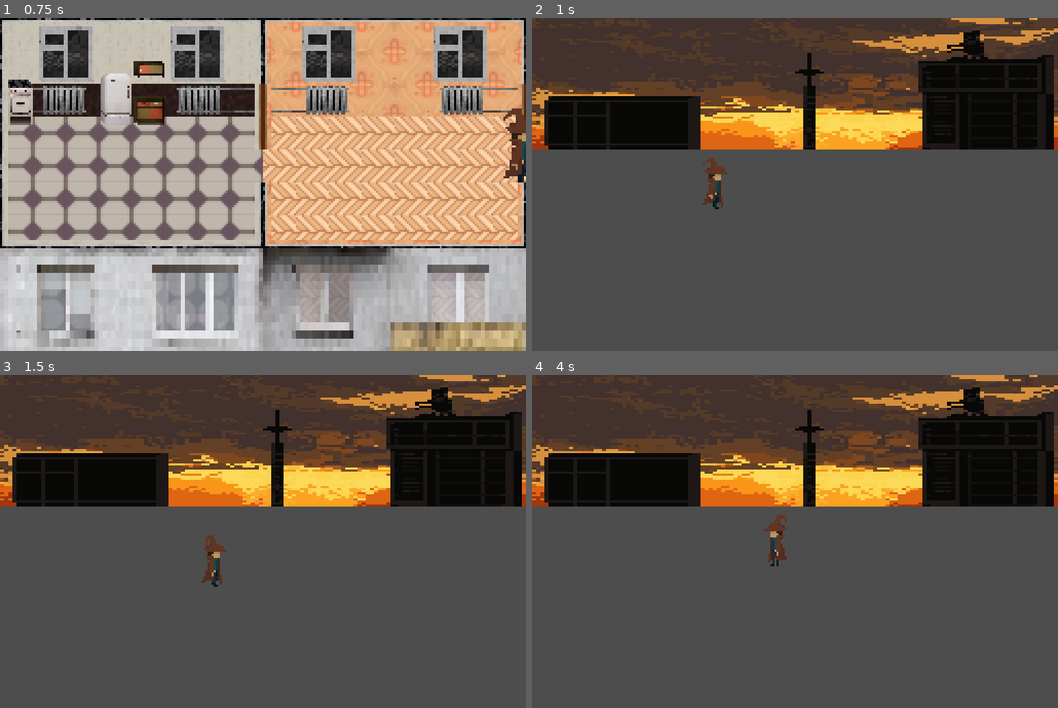
Above: before the commit, frames 1-4 (two rows, left to right).
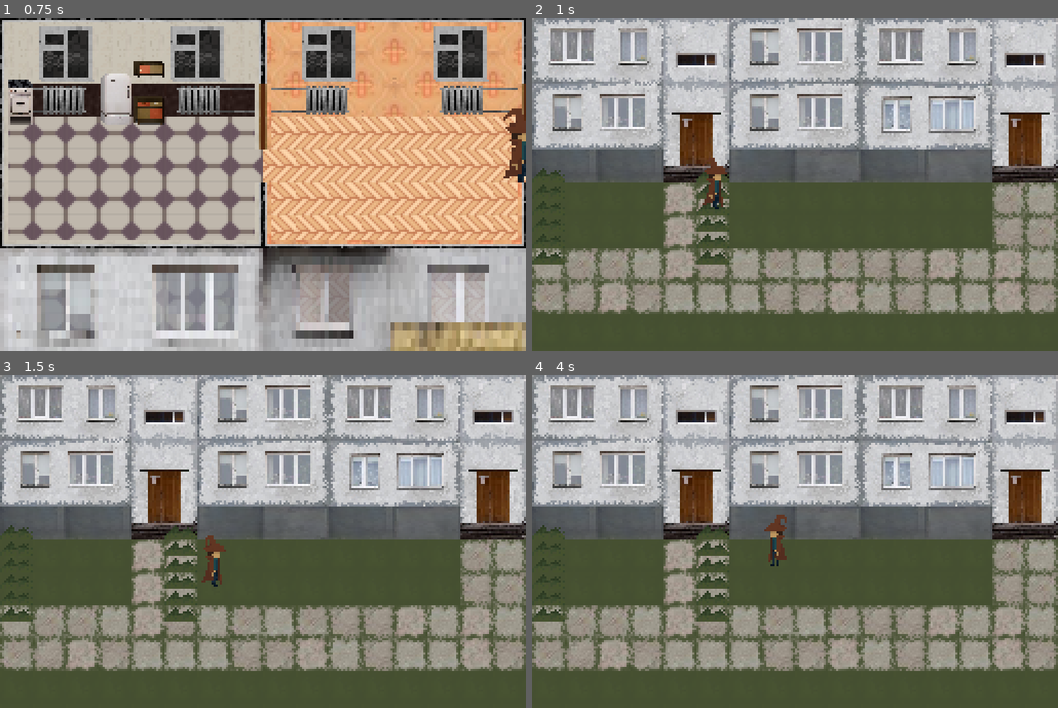
Above: after the commit, the same moments.

Repository: vydramain/Solidmaid
Game: Godot game, scene res://resources/levels/main/Main.tscn
Two runs of this game, one before a commit and one after it. Both use one fixed random seed, a clock stepped at 60 frames per second and the inputs below. The engine's default icon, where the game draws it, is replaced by a stand-in: a white triangle on a blue panel in a dark square.
Inputs (mouse positions are in pixels of both pictures, inside the frame that each line leads up to):
- Up to frame 1 (0.75 s): move the mouse to (378, 167) at 0.52 s; press the mouse at (378, 167) at 0.53 s; hold D (move_right) from 0.53 s (still down)
- Up to frame 2 (1 s): keep holding D (move_right)
- Up to frame 3 (1.5 s): move the mouse to (157, 558) at 1.27 s; release D (move_right) at 1.28 s; release the mouse at (157, 558) at 1.28 s; hold S (move_down) from 1.28 s (still down); click (157, 558) at 1.35 s
- Up to frame 4 (4 s): move the mouse to (847, 468) at 2.02 s; release S (move_down) at 2.03 s; press the mouse at (847, 468) at 2.03 s; hold D (move_right) 2.03-2.78 s; move the mouse to (768, 608) at 2.77 s; release the mouse at (768, 608) at 2.78 s; hold W (move_up) 2.78-3.53 s; click (768, 608) at 2.85 s; move the mouse to (952, 591) at 3.52 s; press the mouse at (952, 591) at 3.53 s; hold A (move_left) from 3.53 s (still down)

Frame 1 is identical in both runs. In frame 2, 88% of the frame differs, in the area x 0-100%, y 0-100%; in frame 3, 88%; in frame 4, 88%.
Error before the commit: Parse Error: Could not resolve class "Outside_Lower_Decorations_Drawer", because of a parser error. (res://resources/levels/outside/map_layer/Outside_Map_Layer…

Commit message:
Updating process of grass drawing

Diff:
--- a/resources/entity/environment/grass/Grass.gd
+++ b/resources/entity/environment/grass/Grass.gd
@@ -1,10 +1,49 @@
 extends Node2D
 
-@onready var ANIMATION_PLAYER = $AnimationPlayer
+@export var tile_size: int = 8
+@export var tile_height: int = 1
+@export var tile_width: int = 8
 
-@export var TILE_SIZE: int = 8
-@export var TILE_HEIGHT: int = 2
-@export var TILE_WIDTH: int = 4
+@export var sprite_type: int = 0  # 0-3 for four different sprites
+@onready var sprite: Sprite2D = $Sprite2D
+@onready var animation_player: AnimationPlayer = $AnimationPlayer
 
-func _ready() -> void:
-	ANIMATION_PLAYER.play("Wind")
+# Arrays to hold your sprite textures and animation names
+var sprite_textures: Array[Texture2D] = []
+var animation_names: Array[String] = []
+
+func _ready():
+	# Load your sprite textures - replace with your actual texture paths
+	sprite_textures = [
+		preload("res://assets/textures/outside/grass_1.png"),
+		preload("res://assets/textures/outside/grass_2.png"),
+		preload("res://assets/textures/outside/grass_3.png"),
+		preload("res://assets/textures/outside/grass_4.png")
+	]
+
+	# Define animation names for each sprite type
+	animation_names = [
+		"idle_0",
+		"idle_1",
+		"idle_2",
+		"idle_3"
+	]
+
+	setup_sprite_and_animation()
+
+func setup_sprite_and_animation():
+	# Clamp sprite_type to valid range
+	sprite_type = clamp(sprite_type, 0, 3)
+
+	# Set the sprite texture
+	if sprite_textures[sprite_type]:
+		sprite.texture = sprite_textures[sprite_type]
+
+	# Play the corresponding animation
+	if animation_player.has_animation(animation_names[sprite_type]):
+		animation_player.play(animation_names[sprite_type])
+
+# Optional: Function to change sprite type at runtime
+func set_sprite_type(new_type: int):
+	sprite_type = new_type
+	setup_sprite_and_animation()
--- a/resources/entity/environment/grass/Grass.tscn
+++ b/resources/entity/environment/grass/Grass.tscn
@@ -1,7 +1,7 @@
 [gd_scene load_steps=6 format=3 uid="uid://d15ok0rjcr3m"]
 
-[ext_resource type="Texture2D" uid="uid://kanl2givy2vn" path="res://assets/textures/outside/grass.png" id="1_3og0o"]
 [ext_resource type="Script" uid="uid://dv1wi8vlxpv7n" path="res://resources/entity/environment/grass/Grass.gd" id="1_t6dn5"]
+[ext_resource type="Texture2D" uid="uid://dtskqqpem5xdx" path="res://assets/textures/outside/grass_1.png" id="2_atv4w"]
 
 [sub_resource type="Animation" id="Animation_t6dn5"]
 length = 0.001
@@ -12,14 +12,14 @@
 tracks/0/interp = 1
 tracks/0/loop_wrap = true
 tracks/0/keys = {
-"times": PackedFloat32Array(0),
-"transitions": PackedFloat32Array(1),
+"times": PackedFloat32Array(),
+"transitions": PackedFloat32Array(),
 "update": 1,
-"values": [0]
+"values": []
 }
 
 [sub_resource type="Animation" id="Animation_3og0o"]
-resource_name = "Wind"
+resource_name = "idle_1"
 length = 4.0
 loop_mode = 1
 tracks/0/type = "value"
@@ -38,16 +38,17 @@
 [sub_resource type="AnimationLibrary" id="AnimationLibrary_p3nbu"]
 _data = {
 &"RESET": SubResource("Animation_t6dn5"),
-&"Wind": SubResource("Animation_3og0o")
+&"idle_1": SubResource("Animation_3og0o")
 }
 
 [node name="Grass" type="Node2D"]
 script = ExtResource("1_t6dn5")
 
 [node name="Sprite2D" type="Sprite2D" parent="."]
-position = Vector2(32, 8)
-texture = ExtResource("1_3og0o")
+position = Vector2(8, 4)
+texture = ExtResource("2_atv4w")
 hframes = 8
+frame = 5
 
 [node name="AnimationPlayer" type="AnimationPlayer" parent="."]
 libraries = {
--- a/resources/entity/environment/trees/Tree.gd
+++ b/resources/entity/environment/trees/Tree.gd
@@ -2,9 +2,9 @@
 
 @onready var ANIMATION_PLAYER = $AnimationPlayer
 
-@export var TILE_SIZE: int = 8
-@export var TILE_HEIGHT: int = 3
-@export var TILE_WIDTH: int = 2
+@export var tile_size: int = 8
+@export var tile_height: int = 6
+@export var tile_width: int = 4
 
 func _ready() -> void:
 	ANIMATION_PLAYER.play("Wind")
--- a/resources/entity/environment/trees/Tree.tscn
+++ b/resources/entity/environment/trees/Tree.tscn
@@ -50,9 +50,9 @@
 collision_layer = 1
 collision_mask = 31
 script = ExtResource("2_f57ga")
-TILE_SIZE = 8
-TILE_HEIGHT = 3
-TILE_WIDTH = 2
+tile_size = 8
+tile_height = 6
+tile_width = 4
 
 [node name="Sprite2D" parent="." index="0"]
 texture = ExtResource("2_mwon1")
--- a/resources/levels/outside/level_scripts/Outside_Lower_Decorations_Drawer.gd
+++ b/resources/levels/outside/level_scripts/Outside_Lower_Decorations_Drawer.gd
@@ -1,5 +1,4 @@
 extends Node
-class_name Outside_Lower_Decorations_Drawer
 class_name Outside_Lower_Decorations_Drawer
 
 var decorations_scene: TileMapLayer
--- a/resources/levels/outside/level_scripts/Outside_Lower_Envitonment_Drawer.gd
+++ b/resources/levels/outside/level_scripts/Outside_Lower_Envitonment_Drawer.gd
@@ -3,6 +3,7 @@
 
 var environment_layer_1: Node2D  # For non-collision objects (grass)
 var environment_layer_2: Node2D  # For collision/interactive objects (trees)
+var decorations_scene: TileMapLayer  # Reference to check for existing decorations
 
 ## Environment configuration data class
 class EnvironmentConfig:
@@ -12,19 +13,24 @@
 	var rotation_variance: float = 0
 	var scene_path: String = ""
 	var layer_priority: int = 0  # 0 = layer_1 (no collision), 1 = layer_2 (collision)
-
-	func _init(p_density: float = 0.15, p_scene_path: String = "", p_min_spacing: int = 2, p_layer: int = 0):
+	var tile_width: int = 1  # Width in tiles
+	var tile_height: int = 1  # Height in tiles
+
+	func _init(p_density: float = 0.15, p_scene_path: String = "", p_min_spacing: int = 2, p_layer: int = 0, p_tile_width: int = 1, p_tile_height: int = 1):
 		density = p_density
 		scene_path = p_scene_path
 		min_spacing = p_min_spacing
 		layer_priority = p_layer
+		tile_width = p_tile_width
+		tile_height = p_tile_height
 
 ## Environment placement strategy interface
 class PlacementStrategy:
 	var _rng: RandomNumberGenerator
 	var _placed_positions: Dictionary = {}  # Separate tracking per layer
-
-	func _init(seed_value: int = -1):
+	var _decorations_tilemap: TileMapLayer
+
+	func _init(seed_value: int = -1, decorations_ref: TileMapLayer = null):
 		_rng = RandomNumberGenerator.new()
 		if seed_value != -1:
 			_rng.seed = seed_value
@@ -32,11 +38,30 @@
 			_rng.randomize()
 		_placed_positions[0] = []  # Layer 1 positions
 		_placed_positions[1] = []  # Layer 2 positions
-
-	func can_place_at(col: int, row: int, config: EnvironmentConfig) -> bool:
-		var current_pos = Vector2(col, row)
+		_decorations_tilemap = decorations_ref
+
+	func _is_area_free_of_decorations(tile_x: int, tile_y: int, width: int, height: int) -> bool:
+		if not _decorations_tilemap:
+			return true  # If no decorations reference, assume free
+
+		# Check all tiles in the area
+		for y in range(tile_y, tile_y + height):
+			for x in range(tile_x, tile_x + width):
+				var cell_pos = Vector2i(x, y)
+				if _decorations_tilemap.get_cell_source_id(cell_pos) != -1:
+					# There's a decoration tile here
+					return false
+		return true
+
+	func can_place_at(tile_x: int, tile_y: int, config: EnvironmentConfig) -> bool:
+		# Check if area is free of decorations
+		if not _is_area_free_of_decorations(tile_x, tile_y, config.tile_width, config.tile_height):
+			return false
+
+		var current_pos = Vector2(tile_x, tile_y)
 		var layer_positions = _placed_positions.get(config.layer_priority, [])
 
+		# Check spacing with other placed objects
 		for placed_pos in layer_positions:
 			if current_pos.distance_to(placed_pos) < config.min_spacing:
 				return false
@@ -60,21 +85,35 @@
 			Logger.log(self, "[PLACEMENT_ERROR] Target parent node is null for layer " + str(config.layer_priority))
 			return 0
 
-		Logger.log(target_parent, "[PLACEMENT_START] Layer " + str(config.layer_priority) + " | Area: (" + str(start_x) + "," + str(start_y) + ") " + str(width) + "x" + str(height) + " | Scene: " + config.scene_path)
-
-		for row in range(height):
-			for col in range(width):
-				if _should_place_object(col, row, config):
-					var world_pos = _calculate_world_position(start_x + col, start_y + row, config)
-					_instantiate_object(scene_resource, world_pos, target_parent, config)
-					_placed_positions[config.layer_priority].append(Vector2(col, row))
-					placed_count += 1
+		Logger.log(target_parent, "[PLACEMENT_START] Layer " + str(config.layer_priority) + " | Area: (" + str(start_x) + "," + str(start_y) + ") " + str(width) + "x" + str(height) + " | Scene: " + config.scene_path + " | Tile size: " + str(config.tile_width) + "x" + str(config.tile_height))
+
+		# Place objects with proper tile spacing
+		var y = 0
+		while y < height:
+			var x = 0
+			while x < width:
+				var tile_x = start_x + x
+				var tile_y = start_y + y
+
+				# Check if we can fit the object within bounds
+				if x + config.tile_width <= width and y + config.tile_height <= height:
+					if _should_place_object(x, y, config, tile_x, tile_y):
+						var world_pos = _calculate_world_position(tile_x, tile_y, config)
+						_instantiate_object(scene_resource, world_pos, target_parent, config)
+						_placed_positions[config.layer_priority].append(Vector2(x, y))
+						placed_count += 1
+
+				# Move to next placement position based on tile width
+				x += config.tile_width
+
+			# Move to next row based on tile height
+			y += config.tile_height
 
 		Logger.log(target_parent, "[PLACEMENT_COMPLETE] Layer " + str(config.layer_priority) + " | Placed " + str(placed_count) + " objects")
 		return placed_count
 
-	func _should_place_object(col: int, row: int, config: EnvironmentConfig) -> bool:
-		return _rng.randf() <= config.density and can_place_at(col, row, config)
+	func _should_place_object(local_x: int, local_y: int, config: EnvironmentConfig, tile_x: int, tile_y: int) -> bool:
+		return _rng.randf() <= config.density and can_place_at(tile_x, tile_y, config)
 
 	func _calculate_world_position(tile_x: int, tile_y: int, config: EnvironmentConfig) -> Vector2:
 		var tile_size: int = Outside_Constants.TILE_SIZE if "TILE_SIZE" in Outside_Constants else 32
@@ -101,7 +140,7 @@
 			instance.rotation = _rng.randf_range(-PI * config.rotation_variance, PI * config.rotation_variance)
 
 		parent.add_child(instance)
-		Logger.log(self, "[OBJECT_PLACED] " + scene.resource_path.get_file() + " at " + str(position) + " on layer " + str(config.layer_priority))
+		Logger.log(self, "[OBJECT_PLACED] " + scene.resource_path.get_file() + " at " + str(position) + " on layer " + str(config.layer_priority) + " | Tile area: " + str(config.tile_width) + "x" + str(config.tile_height))
 
 ## Main environment drawer class
 @export var use_fixed_seed: bool = false
@@ -121,31 +160,47 @@
 func _initialize_configs() -> void:
 	Logger.log(self, "[CONFIG] Initializing environment configurations")
 
-	# Trees go to layer 2 (collision/interaction layer)
+	# Trees go to layer 2 (collision/interaction layer) - 4 tiles wide, 2 tiles high
+	var tree_scene_addr = "res://resources/entity/environment/trees/Tree.tscn"
+	var tree_scene = load(tree_scene_addr)
+	var tree_instance = tree_scene.instantiate()
 	_tree_config = EnvironmentConfig.new(
-		0.15,  # density
-		"res://resources/entity/environment/trees/Tree.tscn",
-		3,     # min_spacing
-		1      # layer_priority: 1 = environment_layer_2 (collision)
+		1,                        # density
+		tree_scene_addr,
+		0,                           # min_spacing
+		1,                           # layer_priority: 1 = environment_layer_2 (collision)
+		tree_instance.tile_width,       # tile_width
+		tree_instance.tile_height,      # tile_height
 	)
 	_tree_config.position_variance = 0
 	_tree_config.rotation_variance = 0
 
-	# Grass goes to layer 1 (no collision layer)
+	# Free the instance if you don't need it
+	tree_instance.queue_free()
+
+	# Grass goes to layer 1 (no collision layer) - assuming 1 tile size
+	var grass_scene_addr = "res://resources/entity/environment/grass/Grass.tscn"
+	var grass_scene = load(grass_scene_addr)
+	var grass_instance = grass_scene.instantiate()
 	_grass_config = EnvironmentConfig.new(
-		0.8,   # density
-		"res://resources/entity/environment/grass/Grass.tscn",
-		1,     # min_spacing
-		0      # layer_priority: 0 = environment_layer_1 (no collision)
+		1,                              # density
+		grass_scene_addr,
+		2,                              # min_spacing
+		0,                              # layer_priority: 0 = environment_layer_1 (no collision)
+		grass_instance.tile_width,      # tile_width
+		grass_instance.tile_height,     # tile_height
 	)
 	_grass_config.position_variance = 0
 	_grass_config.rotation_variance = 0
 
-	Logger.log(self, "[CONFIG] Configurations set | Trees: layer_2 (collision), density=" + str(_tree_config.density) + " | Grass: layer_1 (no collision), density=" + str(_grass_config.density))
+	# Free the instance if you don't need it
+	grass_instance.queue_free()
+
+	Logger.log(self, "[CONFIG] Configurations set | Trees: layer_2 (collision), density=" + str(_tree_config.density) + ", size=" + str(_tree_config.tile_width) + "x" + str(_tree_config.tile_height) + " | Grass: layer_1 (no collision), density=" + str(_grass_config.density) + ", size=" + str(_grass_config.tile_width) + "x" + str(_grass_config.tile_height))
 
 func _initialize_placement_strategy() -> void:
 	var seed_to_use = generation_seed if use_fixed_seed else -1
-	_placement_strategy = PlacementStrategy.new(seed_to_use)
+	_placement_strategy = PlacementStrategy.new(seed_to_use, decorations_scene)
 
 	if use_fixed_seed:
 		Logger.log(self, "[STRATEGY] Placement strategy initialized with fixed seed: " + str(generation_seed))
@@ -167,6 +222,11 @@
 	else:
 		Logger.log(self, "[VALIDATION_OK] environment_layer_2 found: " + environment_layer_2.name)
 
+	if not decorations_scene:
+		Logger.log(self, "[VALIDATION_WARNING] decorations_scene is null - objects may overlap with decorations!")
+	else:
+		Logger.log(self, "[VALIDATION_OK] decorations_scene found: " + decorations_scene.name)
+
 	return valid
 
 func draw_lower_environment(current_chunk_type: Outside_Constants.LOWER_CHUNK, current_chunk_index: int) -> void:
@@ -176,7 +236,7 @@
 		Logger.log(self, "[DRAW_ERROR] Cannot draw environment - layers not properly configured")
 		return
 
-	var start_y: int = Outside_Constants.UPPER_CHUNK_TILE_HEIGHT - Outside_Constants.TILE_SIZE
+	var start_y: int = Outside_Constants.UPPER_CHUNK_TILE_HEIGHT - 1
 	var start_x: int = current_chunk_index * Outside_Constants.CHUNK_TILE_WIDTH
 
 	match current_chunk_type:
@@ -198,7 +258,7 @@
 func _draw_grass_chunk(start_x: int, start_y: int) -> void:
 	Logger.log(self, "[GRASS_CHUNK] Drawing grass chunk at (" + str(start_x) + ", " + str(start_y) + ")")
 
-	# Calculate areas for placement
+	# Calculate areas for placement in tile coordinates
 	var tree_area_height = Outside_Constants.CHUNK_TILE_HEIGHT - Outside_Constants.LOWER_CHUNK_TILE_HEIGHT - 4
 	var grass_area_height = Outside_Constants.CHUNK_TILE_HEIGHT - Outside_Constants.LOWER_CHUNK_TILE_HEIGHT
 
@@ -302,7 +362,14 @@
 	_grass_config.density = clamp(density, 0.0, 1.0)
 	Logger.log(self, "[CONFIG_UPDATE] Grass density changed: " + str(old_density) + " -> " + str(_grass_config.density))
 
-func add_custom_environment_object(scene_path: String, density: float, use_collision: bool, min_spacing: int = 1) -> EnvironmentConfig:
+func add_custom_environment_object(scene_path: String, density: float, use_collision: bool, min_spacing: int = 1, tile_width: int = 1, tile_height: int = 1) -> EnvironmentConfig:
 	var layer = 1 if use_collision else 0  # Layer 2 for collision, Layer 1 for no collision
-	Logger.log(self, "[CONFIG_CREATE] New environment object | Scene: " + scene_path + " | Layer: " + str(layer) + " | Density: " + str(density))
-	return EnvironmentConfig.new(density, scene_path, min_spacing, layer)
+	Logger.log(self, "[CONFIG_CREATE] New environment object | Scene: " + scene_path + " | Layer: " + str(layer) + " | Density: " + str(density) + " | Tile size: " + str(tile_width) + "x" + str(tile_height))
+	return EnvironmentConfig.new(density, scene_path, min_spacing, layer, tile_width, tile_height)
+
+## Method to set decorations reference (call this from your main scene)
+func set_decorations_reference(decorations_ref: TileMapLayer) -> void:
+	decorations_scene = decorations_ref
+	if _placement_strategy:
+		_placement_strategy._decorations_tilemap = decorations_ref
+	Logger.log(self, "[DECORATIONS_REF] Set decorations reference: " + (decorations_ref.name if decorations_ref else "null"))
Binary file changed: assets/textures/outside/grass.ase
Binary file changed: assets/textures/outside/grass.png
Binary file added: assets/textures/outside/grass_1.ase
Binary file added: assets/textures/outside/grass_1.png
Not shown, added: assets/textures/outside/grass_1.png.import
Binary file added: assets/textures/outside/grass_2.ase
Binary file added: assets/textures/outside/grass_2.png
Not shown, added: assets/textures/outside/grass_2.png.import
Binary file added: assets/textures/outside/grass_3.ase
Binary file added: assets/textures/outside/grass_3.png
Not shown, added: assets/textures/outside/grass_3.png.import
Binary file added: assets/textures/outside/grass_4.ase
(and 2 more such lines)
